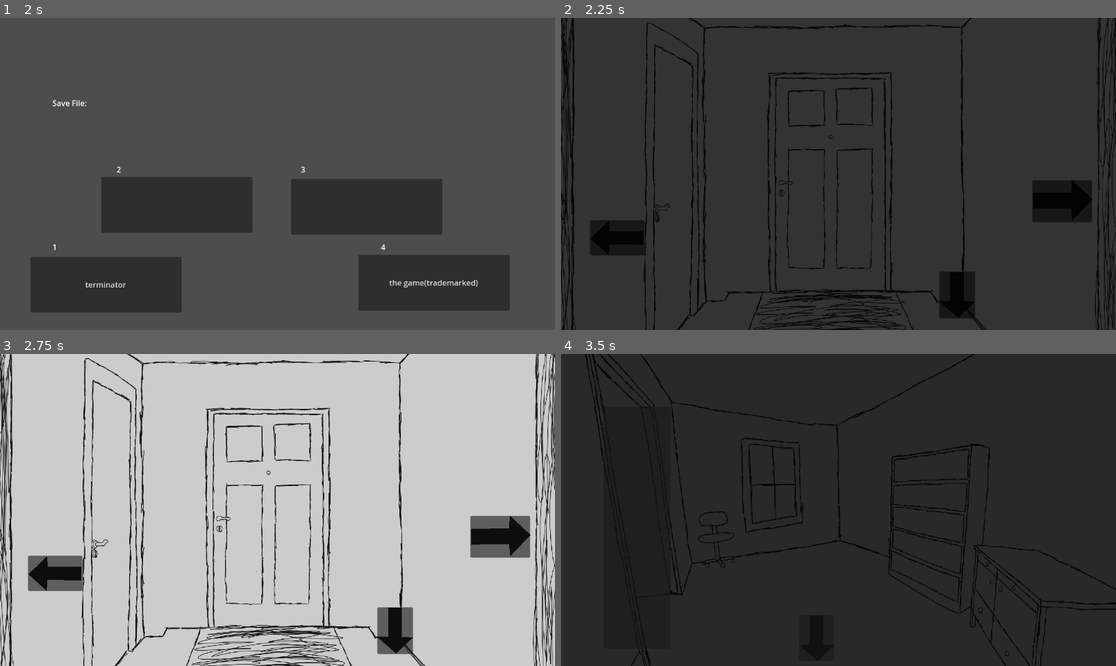
Above: before the commit, frames 1-4 (two rows, left to right).
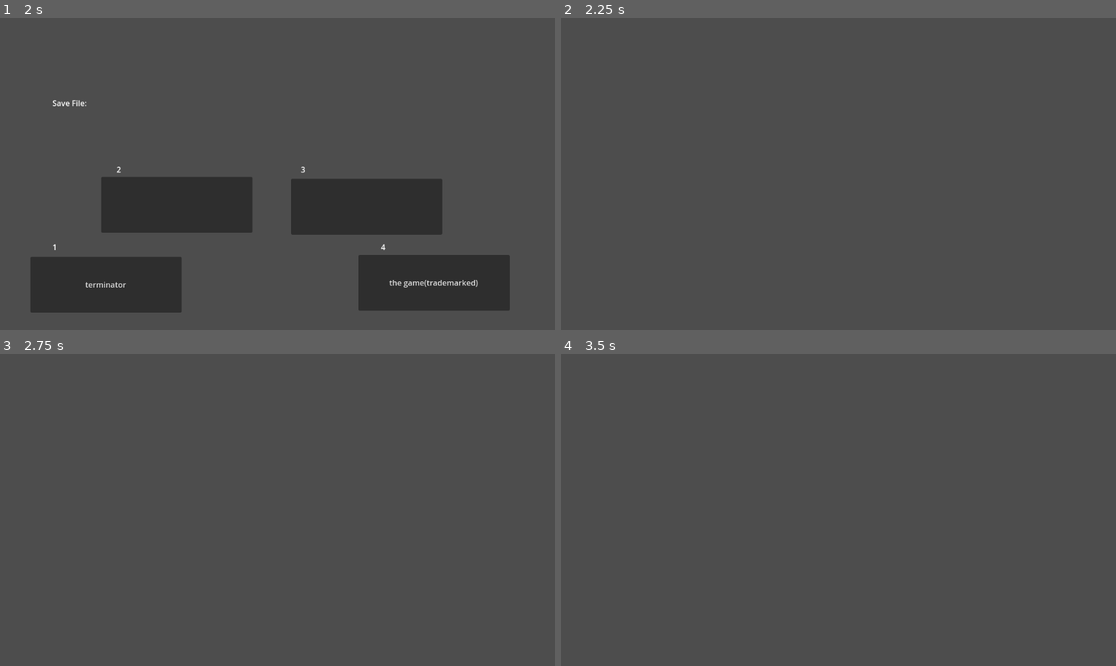
Above: after the commit, the same moments.

Repository: OblivionGoose/ela-project
Game: Godot game, scene res://scenes/menu.tscn
The game is run twice, just before and just after one commit, with the same random seed, the same clock (stepped at 60 frames per second) and the same inputs.
Inputs (mouse positions are in pixels of both pictures, inside the frame that each line leads up to):
- Up to frame 1 (2 s): click "Start Game" at 0.5 s; click (177, 205) at 1.25 s
- Up to frame 2 (2.25 s): click "the game(trademarked)" at 2 s
- Up to frame 3 (2.75 s): no input
- Up to frame 4 (3.5 s): click (616, 572) at 2.77 s

Frame 1 is identical in both runs. In frame 2, 100% of the frame differs, in the area x 0-100%, y 0-100%; in frame 3, 96%; in frame 4, 100%.

Commit message:
just tried to get your code ryan to my git

Diff:
--- /dev/null
+++ b/inventory_ui.gd
@@ -0,0 +1,19 @@
+extends Control
+
+@onready var grid = $GridContainer
+
+func _ready():
+	print("InventoryUI ready!")
+	hide()
+
+func refresh():
+	print("Refreshing inventory!")
+	if grid == null:
+		print("Grid is null!")
+		return
+	for child in grid.get_children():
+		child.queue_free()
+	for slot in get_node("/root/GameManager").player_inventory.slots:
+		var slot_ui = preload("res://item_slot.tscn").instantiate()
+		slot_ui.setup(slot["item"], slot["quantity"])
+		grid.add_child(slot_ui)
--- /dev/null
+++ b/inventory_ui.tscn
@@ -0,0 +1,14 @@
+[gd_scene load_steps=0 format=3 uid="uid://cnwcvxr8m8uwc"]
+
+[node name="InventoryUI" type="Control" unique_id=535104878]
+layout_mode = 3
+anchors_preset = 15
+anchor_right = 1.0
+anchor_bottom = 1.0
+grow_horizontal = 2
+grow_vertical = 2
+
+[node name="GridContainer" type="GridContainer" parent="." unique_id=1093562000]
+layout_mode = 0
+offset_right = 40.0
+offset_bottom = 40.0
--- /dev/null
+++ b/item_slot.gd
@@ -0,0 +1,5 @@
+extends Panel
+
+func setup(item: ItemData, quantity: int) -> void:
+	$TextureRect.texture = item.icon
+	$Label.text = "x" + str(quantity) if quantity > 1 else ""
--- /dev/null
+++ b/item_slot.tscn
@@ -0,0 +1,18 @@
+[gd_scene load_steps=0 format=3 uid="uid://c7f2k3pyyrycm"]
+
+[ext_resource type="Script" uid="uid://ne6wbgd7rr3v" path="res://item_slot.gd" id="1_n6cxc"]
+
+[node name="ItemSlot" type="Panel" unique_id=1773635494]
+offset_right = 40.0
+offset_bottom = 40.0
+script = ExtResource("1_n6cxc")
+
+[node name="TextureRect" type="TextureRect" parent="." unique_id=129092494]
+layout_mode = 0
+offset_right = 40.0
+offset_bottom = 40.0
+
+[node name="Label" type="Label" parent="." unique_id=1334850739]
+layout_mode = 0
+offset_right = 40.0
+offset_bottom = 23.0
--- a/project.godot
+++ b/project.godot
@@ -10,7 +10,7 @@
 
 [application]
 
-config/name="ELA-Project"
+config/name="ELA-Project1"
 run/main_scene="uid://bwm6ob8ukx2xw"
 config/features=PackedStringArray("4.5", "Forward Plus")
 config/icon="res://icon.svg"
@@ -18,6 +18,15 @@
 [autoload]
 
 globals="*res://scripts/singletons/globals.gd"
+GameManager="*res://scripts/singletons/game_manager.gd"
+
+[input]
+
+inventory={
+"deadzone": 0.2,
+"events": [Object(InputEventKey,"resource_local_to_scene":false,"resource_name":"","device":0,"window_id":0,"alt_pressed":false,"shift_pressed":false,"ctrl_pressed":false,"meta_pressed":false,"pressed":false,"keycode":0,"physical_keycode":69,"key_label":0,"unicode":0,"location":0,"echo":false,"script":null)
+]
+}
 
 [rendering]
 
--- /dev/null
+++ b/resources/items/coin.tres
@@ -0,0 +1,9 @@
+[gd_resource type="Resource" script_class="ItemData" format=3 uid="uid://37eaiola1jsk"]
+
+[ext_resource type="Script" uid="uid://blwav3b3lep7x" path="res://scripts/item_data.gd" id="1_vjlgh"]
+
+[resource]
+script = ExtResource("1_vjlgh")
+id = "coin"
+name = "coin"
+metadata/_custom_type_script = "uid://blwav3b3lep7x"
--- a/scenes/game_controller.tscn
+++ b/scenes/game_controller.tscn
@@ -10,6 +10,7 @@
 gui = NodePath("GUI")
 
 [node name="World2D" parent="." instance=ExtResource("2_vgxje")]
+visible = false
 
 [node name="Foyer_Room" parent="World2D" instance=ExtResource("3_vgxje")]
 
--- /dev/null
+++ b/scenes/pickup.tscn
@@ -0,0 +1,26 @@
+[gd_scene load_steps=0 format=3 uid="uid://bgdvyygudnkcn"]
+
+[ext_resource type="Script" path="res://scripts/World2d.gd" id="1_gyxxy"]
+[ext_resource type="PackedScene" uid="uid://cnwcvxr8m8uwc" path="res://inventory_ui.tscn" id="2_4m06l"]
+[ext_resource type="Script" uid="uid://dmld4pi0b752m" path="res://scripts/pickup.gd" id="3_hqyie"]
+[ext_resource type="Script" uid="uid://blwav3b3lep7x" path="res://scripts/item_data.gd" id="4_4m06l"]
+
+[sub_resource type="Resource" id="Resource_hqyie"]
+script = ExtResource("4_4m06l")
+metadata/_custom_type_script = "uid://blwav3b3lep7x"
+
+[sub_resource type="CircleShape2D" id="CircleShape2D_t0qhb"]
+
+[node name="World2d" type="Node2D" unique_id=1403686549]
+script = ExtResource("1_gyxxy")
+
+[node name="InventoryUI" parent="." unique_id=535104878 instance=ExtResource("2_4m06l")]
+
+[node name="pickup" type="Area2D" parent="." unique_id=384678870]
+script = ExtResource("3_hqyie")
+item = SubResource("Resource_hqyie")
+
+[node name="Sprite2D" type="Sprite2D" parent="pickup" unique_id=925894064]
+
+[node name="CollisionShape2D" type="CollisionShape2D" parent="pickup" unique_id=294358628]
+shape = SubResource("CircleShape2D_t0qhb")
--- a/scripts/World2d.gd
+++ b/scripts/World2d.gd
@@ -1,5 +1,4 @@
 extends Node2D
-
 var minute: int = -5
 var hour: int = 12
 var Camera_x: float = 0
@@ -11,7 +10,6 @@
 var opacity: float = 0
 var is_fade_out: bool = false
 
-# Called when the node enters the scene tree for the first time.
 func _ready():
 	_scene_change()
 	var clock = $Timer
@@ -20,8 +18,6 @@
 	var text_edit = $RichTextLabel3
 	text_edit.add_text(str(globals.time_of_day))
 
-# Calls the timer node to simulate a military analog clock.
-# change timer wait to change the speed of time, wait time = 5 minutes in game
 func Clock():
 	var clock = $Timer
 	clock.start()
@@ -50,58 +46,50 @@
 	clock_text.clear()
 	clock_text.add_text(clockHour + ":" + clockMinute)
 
-# called when time is 00:00, i.e the day changes calendar-wise
 func day_change():
 	globals.day += 1
 
-# Called whenever daybreaks or nightfalls
 func night_change():
-	if globals.is_night: #invert current bool value of is_night
+	if globals.is_night:
 		globals.is_night = false
 		globals.time_of_day = "Day " + str(globals.day)
 	else:
 		globals.is_night = true
 		globals.time_of_day = "Night " + str(globals.day)
-	# process day to night transition
 	if globals.is_night:
 		pause_clock()
-	# process night to day transition
 	else:
 		pause_clock()
 	var text_edit = $RichTextLabel3
 	text_edit.clear()
 	text_edit.add_text(str(globals.time_of_day))
 
-# called whenever the clock needs to pause. call unpause_clock later
 func pause_clock():
 	var clock = $Timer
 	clock.set_paused(true)
 	var dayButton = Button.new()
 	add_child(dayButton)
 	dayButton.scale = Vector2(10, 10)
-	dayButton.pressed.connect(unpause_clock) # unpause and remove button on pressed
+	dayButton.pressed.connect(unpause_clock)
 	dayButton.pressed.connect(dayButton.queue_free)
 
-func unpause_clock(): #what do you think
+func unpause_clock():
 	var clock = $Timer
 	clock.set_paused(false)
 
-# Called when script detects a scene change
 func _scene_change():
-	var text_edit = $RichTextLabel
-	text_edit.clear()
-	text_edit.add_text(globals.scene_room)
+	if has_node("RichTextLabel"):
+		var text_edit = $RichTextLabel
+		text_edit.clear()
+		text_edit.add_text(globals.scene_room)
 	opacity = 1
 	is_fade_out = true
 
-# Called whenever the black screen needs to fade in or out.
 func _fade():
 	var black_screen = $BlackTransition
 	black_screen.modulate = Color(1,1,1,opacity)
 
-# Called every frame. 'delta' is the elapsed time since the previous frame.
 func _process(delta: float) -> void:
-# Check for a room change and call _scene_change()
 	if globals.new_room != globals.scene_room:
 		globals.scene_room = globals.new_room
 		_scene_change()
@@ -111,17 +99,32 @@
 		y = 0
 		var black_screen = $BlackTransition
 		black_screen.modulate = Color(1,1,1,1)
-# processes the fading out sequence
 	if is_fade_out:
 		if opacity == 0:
 			is_fade_out = false
 		else:
-			opacity -= .02
+			opacity -= .01
 			_fade()
-# Processes idle Camera movement.
 	var Camera = $Camera2D
 	x += delta * Camera_speed/2
 	y += delta * Camera_speed/2
 	Camera_x += cos(x) * Camera_intensity * Camera_speed / 14.19
 	Camera_y += sin(y) * Camera_intensity * Camera_speed / 8
 	Camera.set_offset(Vector2(Camera_x, Camera_y))
+
+func _input(event):
+	if event is InputEventKey and event.pressed:
+		if Input.is_action_just_pressed("inventory"):
+			print("E pressed from World2d!")
+			var inventory_ui = $CanvasLayer/InventoryUI
+			if inventory_ui.visible:
+				inventory_ui.hide()
+			else:
+				inventory_ui.show()
+				var grid = inventory_ui.get_node("GridContainer")
+				for child in grid.get_children():
+					child.queue_free()
+				for slot in get_node("/root/GameManager").player_inventory.slots:
+					var slot_ui = preload("res://item_slot.tscn").instantiate()
+					slot_ui.setup(slot["item"], slot["quantity"])
+					grid.add_child(slot_ui)
--- /dev/null
+++ b/scripts/inventory.gd
@@ -0,0 +1,26 @@
+class_name Inventory
+extends Resource
+
+@export var slots: Array[Dictionary] = []
+var max_slots: int = 24
+
+func add_item(item: ItemData, amount: int = 1) -> bool:
+	# Try to stack first
+	if item.stackable:
+		for slot in slots:
+			if slot["item"].id == item.id and slot["quantity"] < item.max_stack:
+				slot["quantity"] += amount
+				return true
+	# New slot
+	if slots.size() >= max_slots:
+		return false
+	slots.append({"item": item, "quantity": amount})
+	return true
+
+func remove_item(item_id: String, amount: int = 1) -> void:
+	for slot in slots:
+		if slot["item"].id == item_id:
+			slot["quantity"] -= amount
+			if slot["quantity"] <= 0:
+				slots.erase(slot)
+			return
--- /dev/null
+++ b/scripts/item_data.gd
@@ -0,0 +1,9 @@
+class_name ItemData
+extends Resource
+
+@export var id: String = ""
+@export var name: String = ""
+@export var icon: Texture2D
+@export var description: String = ""
+@export var stackable: bool = true
+@export var max_stack: int = 99
--- /dev/null
+++ b/scripts/pickup.gd
@@ -0,0 +1,13 @@
+extends Area2D
+
+@export var item: ItemData
+@export var quantity: int = 1
+
+func _ready():
+	body_entered.connect(_on_body_entered)
+
+func _on_body_entered(body: Node2D) -> void:
+	if body.name == "Player":
+		var success = GameManager.player_inventory.add_item(item, quantity)
+		if success:
+			queue_free()
--- /dev/null
+++ b/scripts/singletons/game_manager.gd
@@ -0,0 +1,13 @@
+extends Node
+
+var player_inventory: Inventory = Inventory.new()
+const SAVE_PATH = "user://save.tres"
+
+func save_game() -> void:
+	ResourceSaver.save(player_inventory, SAVE_PATH)
+
+func load_game() -> void:
+	if ResourceLoader.exists(SAVE_PATH):
+		player_inventory = ResourceLoader.load(SAVE_PATH)
+	else:
+		player_inventory = Inventory.new()
Not shown, added: inventory_ui.gd.uid
Not shown, added: item_slot.gd.uid
Not shown, changed: scripts/World2d.gd.uid
Not shown, added: scripts/inventory.gd.uid
Not shown, added: scripts/item_data.gd.uid
Not shown, added: scripts/pickup.gd.uid
Not shown, added: scripts/singletons/game_manager.gd.uid
